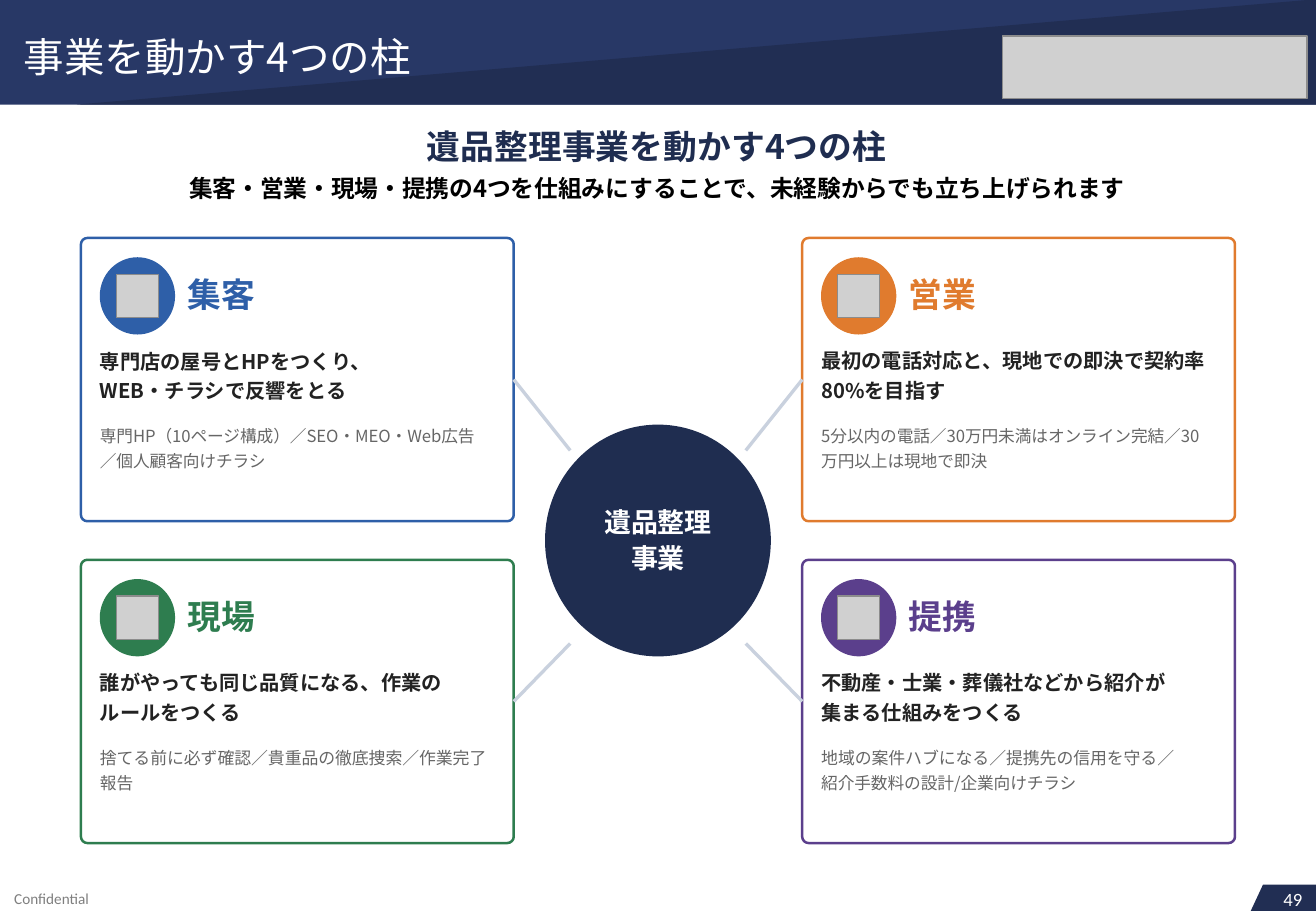
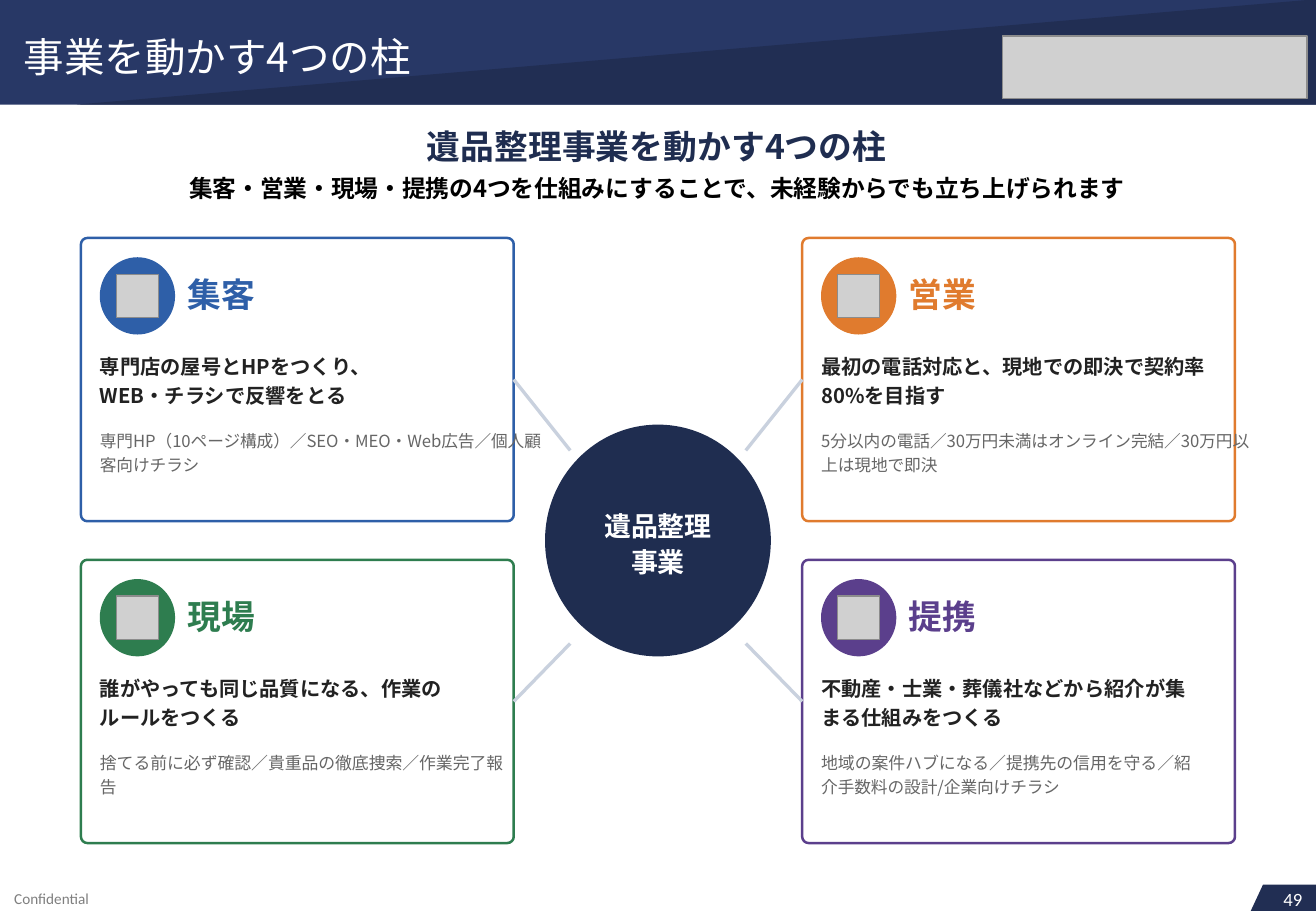
Before and after one commit to soshiro-iki-sys/-, a slide deck: slide 24 of proposals/REVIVAL_LINK様_ご提案書.pptx. Drawn at 1316x911 pixels with LibreOffice and Linux fonts; fonts in the diff are those of the drawing; grey boxes stand for pictures. Boxes give left, top, right and bottom in pixels: in the first picture for what was removed or moved away, otherwise in the second. Text is boxed around its words. In the diff, an @@ line names an element or a change of style, - is before the commit and + after.

```diff
--- a/proposals/REVIVAL_LINK様_ご提案書.pptx
+++ b/proposals/REVIVAL_LINK様_ご提案書.pptx
@@ text at box(100, 356, 371, 405): text changed @@
-専門店の屋号とHPをつくり、
+専門店の屋号とHPをつくり、WEB・チラシで反響をとる
@@ text at box(821, 356, 1205, 405): text changed @@
-最初の電話対応と、現地での即決で契約率
+最初の電話対応と、現地での即決で契約率80%を目指す
@@ text removed at box(100, 381, 347, 400) @@
-WEB・チラシで反響をとる
@@ text removed at box(821, 380, 945, 400) @@
-80%を目指す
@@ text at box(100, 430, 541, 473): text changed @@
-専門HP（10ページ構成）／SEO・MEO・Web広告
+専門HP（10ページ構成）／SEO・MEO・Web広告／個人顧客向けチラシ
@@ text at box(821, 430, 1249, 452): text changed @@
-5分以内の電話／30万円未満はオンライン完結／30
+5分以内の電話／30万円未満はオンライン完結／30万円以上は現地で即決
@@ text removed at box(100, 453, 266, 469) @@
-／個人顧客向けチラシ
@@ text removed at box(821, 453, 987, 469) @@
-万円以上は現地で即決
@@ text at box(604, 513, 712, 539): alignment left to centre; line spacing 1 to 21.5pt @@
@@ text at box(631, 549, 685, 575): paragraph added @@
+事業
@@ text removed at box(631, 545, 685, 571) @@
-事業
@@ text at box(100, 678, 442, 727): text changed @@
-誰がやっても同じ品質になる、作業の
+誰がやっても同じ品質になる、作業のルールをつくる
@@ text at box(821, 678, 1185, 727): text changed @@
-不動産・士業・葬儀社などから紹介が
+不動産・士業・葬儀社などから紹介が集まる仕組みをつくる
@@ text removed at box(100, 703, 241, 722) @@
-ルールをつくる
@@ text removed at box(821, 703, 1023, 722) @@
-集まる仕組みをつくる
@@ text at box(100, 755, 503, 795): text changed @@
-捨てる前に必ず確認／貴重品の徹底捜索／作業完了
+捨てる前に必ず確認／貴重品の徹底捜索／作業完了報告
@@ text removed at box(100, 775, 133, 791) @@
-報告
@@ text at box(821, 754, 1191, 796): text changed @@
-地域の案件ハブになる／提携先の信用を守る／
+地域の案件ハブになる／提携先の信用を守る／紹介手数料の設計/企業向けチラシ
@@ text removed at box(821, 775, 1076, 792) @@
-紹介手数料の設計/企業向けチラシ
```
Also in this commit, not shown: 56 other slides changed, 2 other files.
